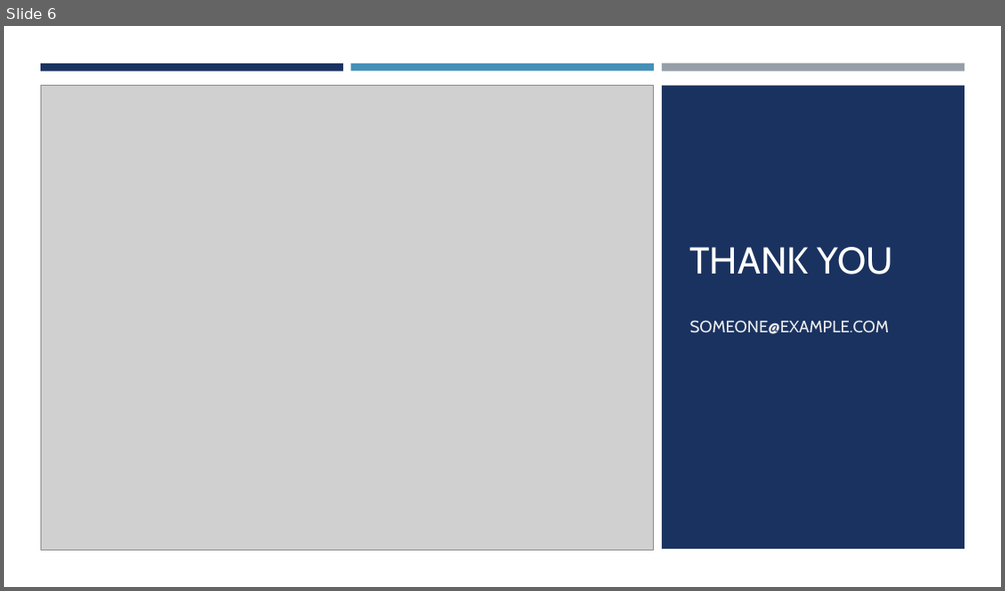
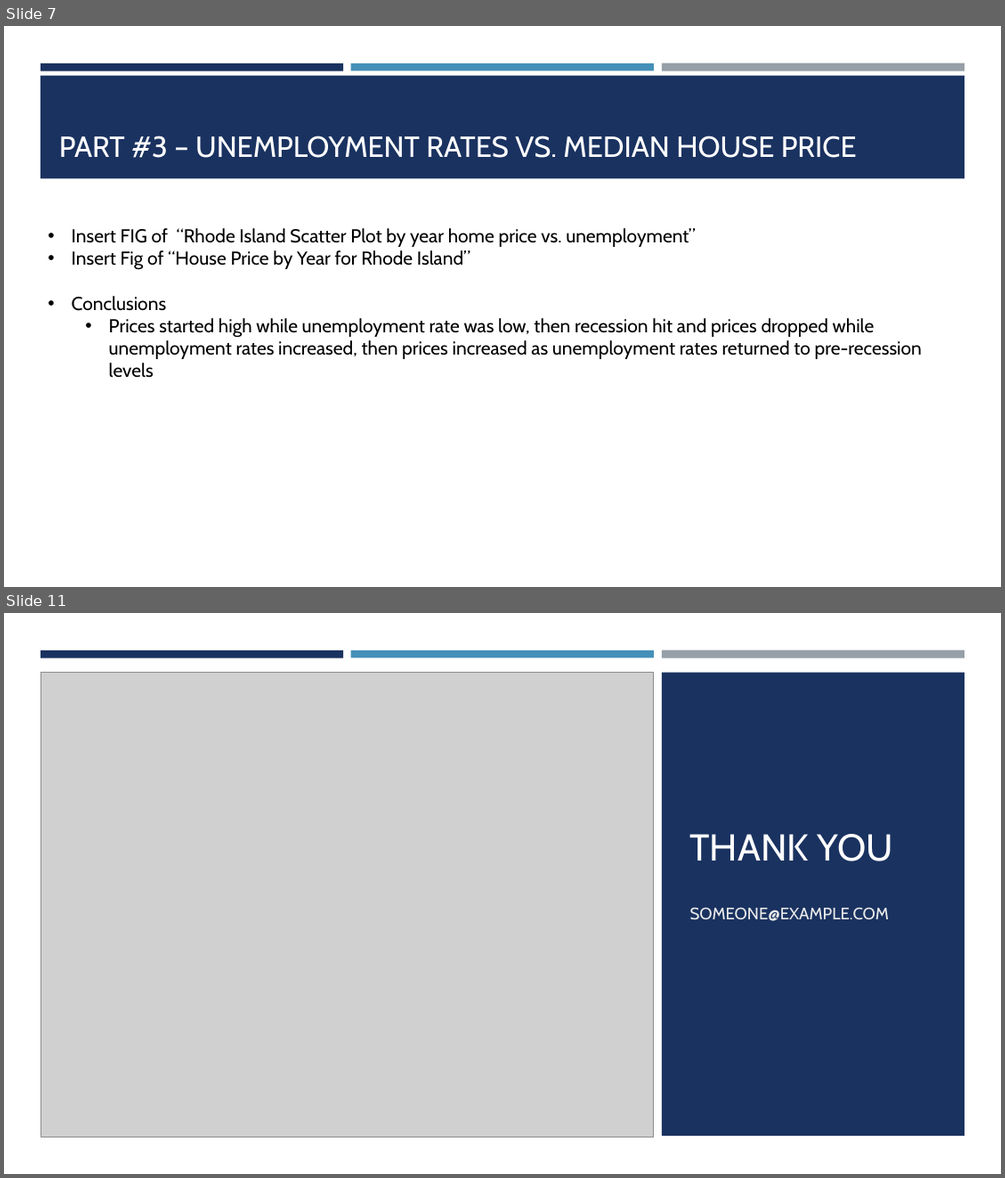
Before and after one commit to shawn-cavalieri/panic_at_the_desktop_project_1, a slide deck: Panic At The Desktop Project 1-.pptx. Shown one above the other, each under a label of ours: slide 6 before the commit, slides 7 and 11 after it; the slides between them are not shown. The pictures are 1005x591 and 1005x1178 pixels, drawn with LibreOffice and Linux fonts; fonts in the diff are those of the drawing; grey boxes stand for pictures. Boxes give left, top, right and bottom in pixels: in the first picture for what was removed or moved away, otherwise in the second. Text is boxed around its words. In the diff, an @@ line names an element or a change of style, - is before the commit and + after.

Commit message:
fixed RI chart unemployment by year

```diff
--- a/Panic At The Desktop Project 1-.pptx
+++ b/Panic At The Desktop Project 1-.pptx
@@ slide 7 added at (4,26,1001,587), background #FFFFFF @@
@@ rectangle added at (40,63,343,70), fill #1A3260 @@
@@ rectangle added at (40,75,965,178), fill #1A3260 @@
@@ rectangle added at (351,63,654,70), fill #4590B8 @@
@@ rectangle added at (662,63,964,71), fill #969FA7 @@
@@ title added at (59,135,857,158), 28 pt, text #FFFFFF @@
+PART #3 – UNEMPLOYMENT RATES VS. MEDIAN HOUSE PRICE
@@ text added at (72,228,922,378), 18 pt, text #000000 @@
+• Insert FIG of “Rhode Island Scatter Plot by year home price vs. unemployment”
+• Insert Fig of “House Price by Year for Rhode Island”
+• Conclusions
+  • Prices started high while unemployment rate was low, then recession hit and prices dropped while unemployment rates increased, then prices increased as unemployment rates returned to pre-recession levels
@@ what was slide 6 is now slide 11 @@
```
Also in this commit, not shown: 2 slides changed, 7 other slides added, 3 slides removed, 3 other files.
